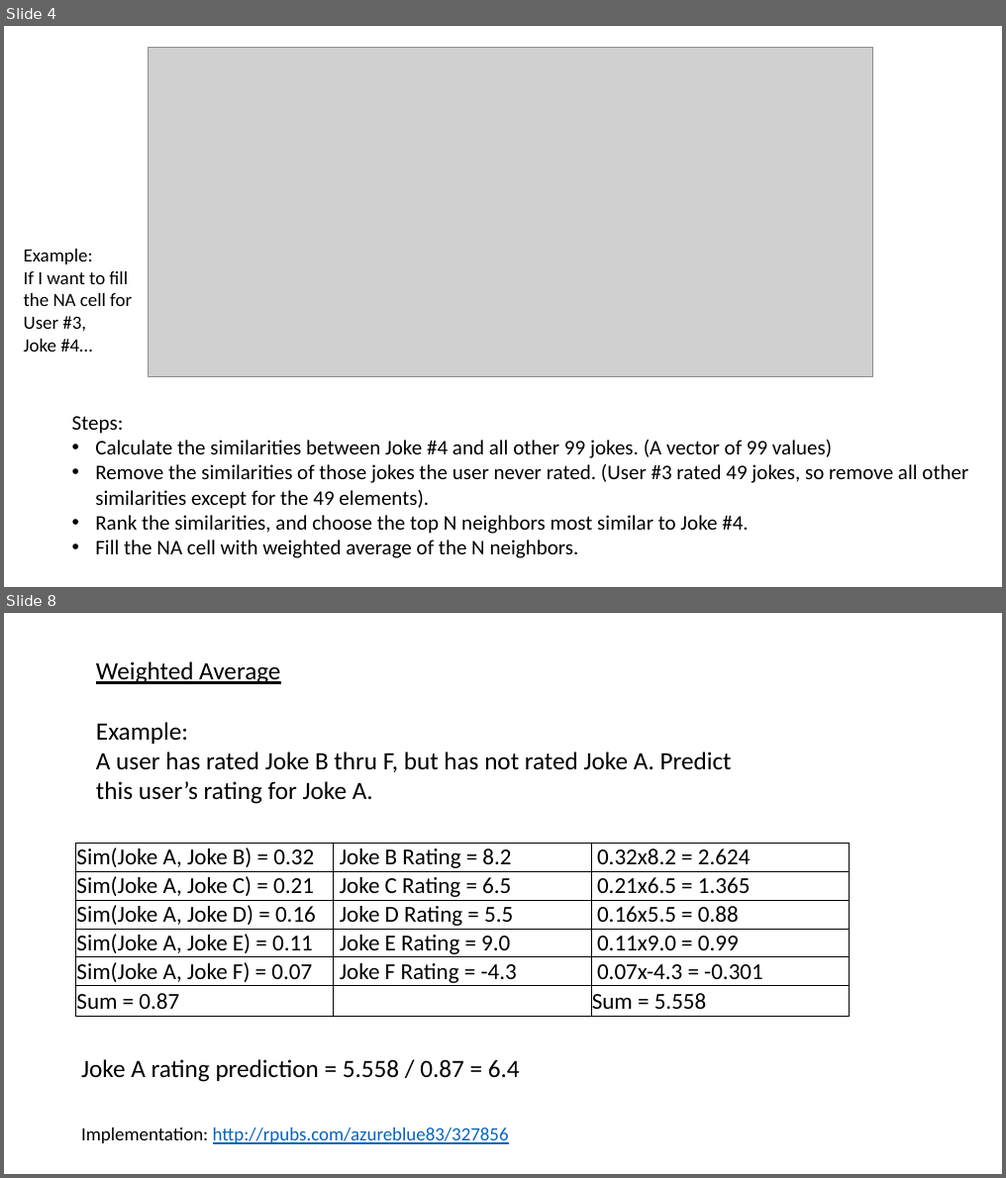
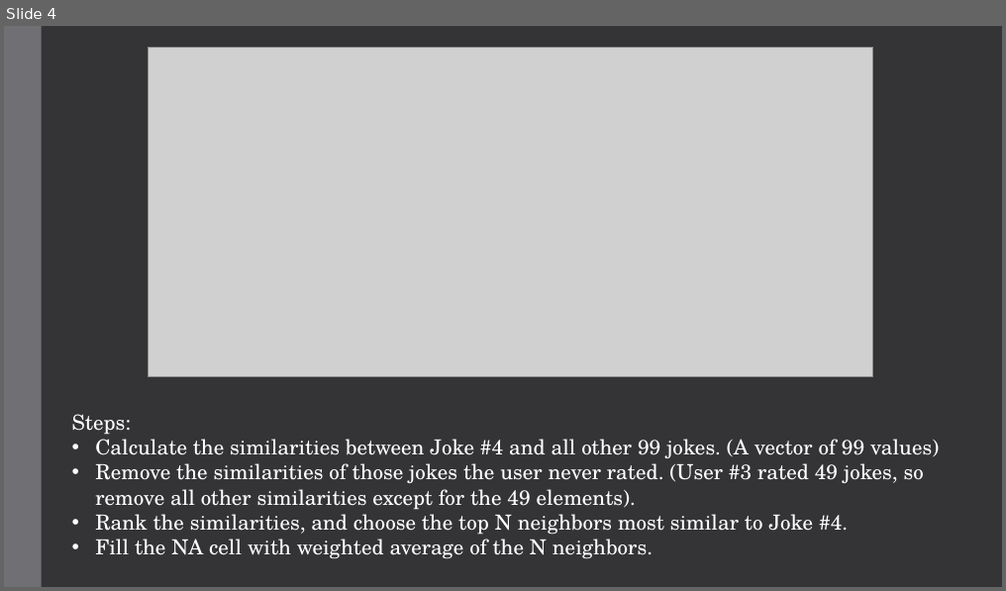
Before and after one commit to Tyllis/Data607, a slide deck: jester-collaborative-filtering.pptx. Shown one above the other, each under a label of ours: slides 4 and 8 before the commit, slide 4 after it; the slides between them are not shown. The pictures are 1006x1178 and 1006x591 pixels, drawn with LibreOffice and Linux fonts; fonts in the diff are those of the drawing; grey boxes stand for pictures. Boxes give left, top, right and bottom in pixels: in the first picture for what was removed or moved away, otherwise in the second. Text is boxed around its words. In the diff, an @@ line names an element or a change of style, - is before the commit and + after.

```diff
--- a/jester-collaborative-filtering.pptx
+++ b/jester-collaborative-filtering.pptx
@@ slide 8 removed at (4, 613, 1002, 1174), background #FFFFFF @@
@@ text removed at (96, 662, 732, 804) @@
-Weighted Average
-Example:
-A user has rated Joke B thru F, but has not rated Joke A. Predict this user’s rating for Joke A.
@@ table removed at (76, 843, 848, 1017), 6 rows, 3 columns @@
-Sim(Joke A, Joke B) = 0.32 | Joke B Rating = 8.2 | 0.32x8.2 = 2.624
-Sim(Joke A, Joke C) = 0.21 | Joke C Rating = 6.5 | 0.21x6.5 = 1.365
-Sim(Joke A, Joke D) = 0.16 | Joke D Rating = 5.5 | 0.16x5.5 = 0.88
-Sim(Joke A, Joke E) = 0.11 | Joke E Rating = 9.0 | 0.11x9.0 = 0.99
-Sim(Joke A, Joke F) = 0.07 | Joke F Rating = -4.3 | 0.07x-4.3 = -0.301
-Sum = 0.87 |  | Sum = 5.558
@@ text removed at (81, 1059, 520, 1082) @@
-Joke A rating prediction = 5.558 / 0.87 = 6.4
@@ text removed at (81, 1128, 509, 1145) @@
-Implementation: http://rpubs.com/azureblue83/327856
@@ slide 4 changed as well @@
@@ background #FFFFFF to #353537 @@
@@ rectangle added at (4, 26, 42, 587), fill #6F6F74 @@
@@ text removed at (24, 249, 132, 352) @@
-Example:
-If I want to fill
-the NA cell for
-User #3,
-Joke #4…
@@ text "Steps:" at (72, 414, 939, 560): font Calibri to TeX Gyre Schola, text colour #000000 to #FFFFFF @@
```
Also in this commit, not shown: 3 other slides changed, 1 slide added, 5 other slides removed.
